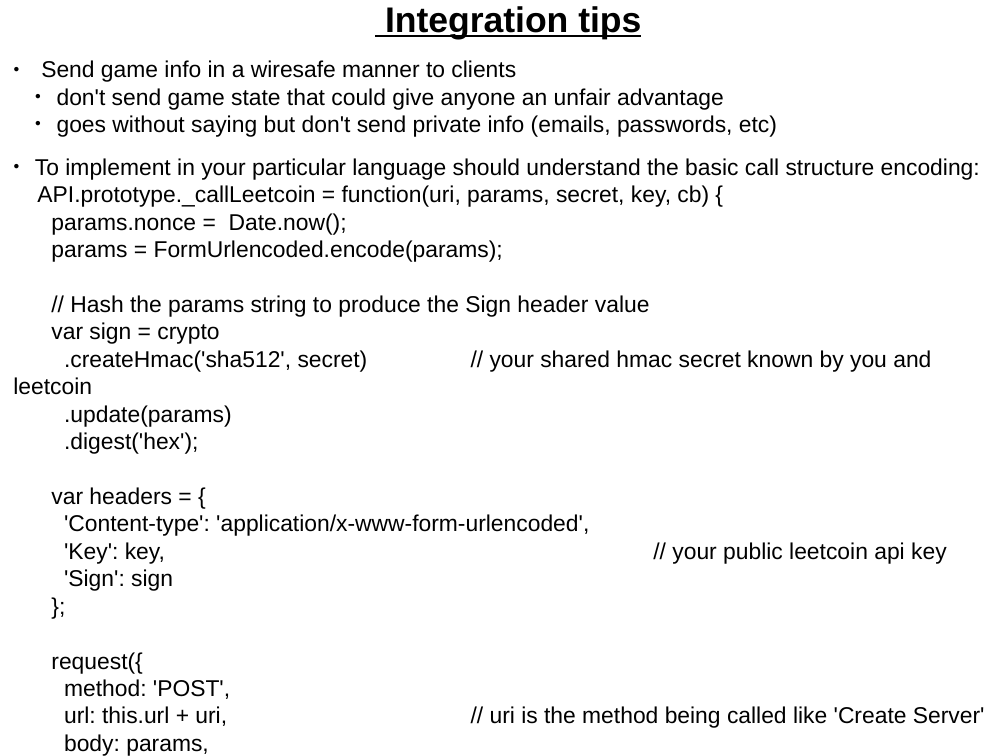
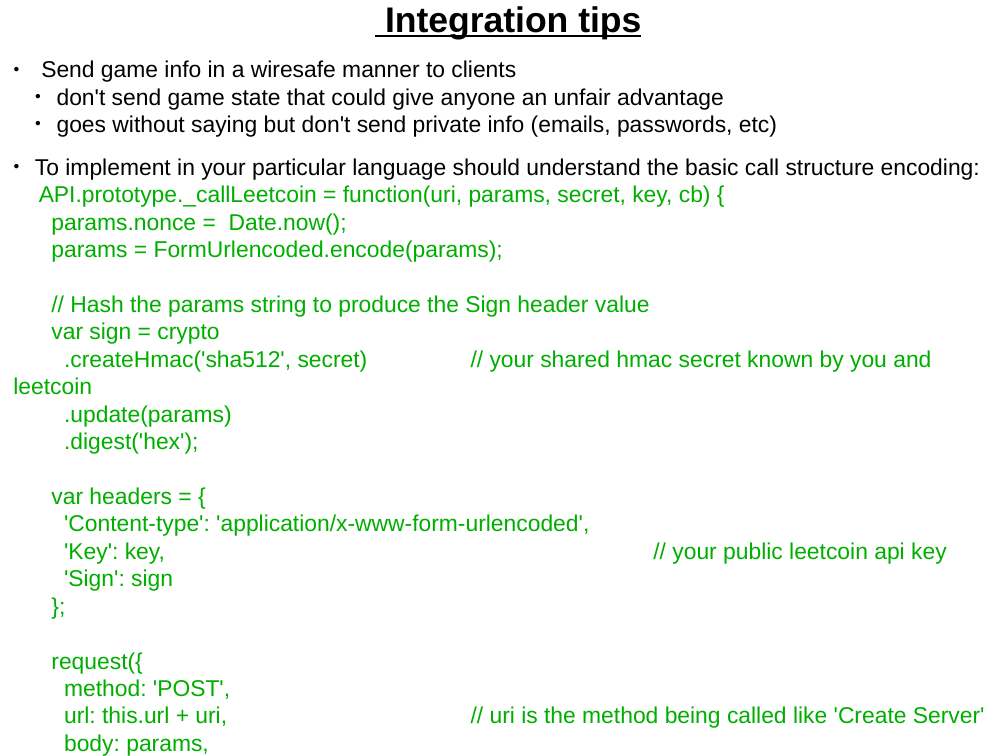
Before and after one commit to porkchop/leetcoin-api-slides, a slide deck: slide 13 of leetcoin-api.odp. Drawn at 1008x756 pixels with LibreOffice and Linux fonts; fonts in the diff are those of the drawing. Boxes give left, top, right and bottom in pixels: in the first picture for what was removed or moved away, otherwise in the second. Text is boxed around its words. In the diff, an @@ line names an element or a change of style, - is before the commit and + after.

```diff
--- a/leetcoin-api.odp
+++ b/leetcoin-api.odp
@@ text at (13,185,985,728): text colour #000000 to #00AE00 in "API.prototype._callLeetcoin = function(uri, params, secret,  ...", "params.nonce = Date.now();", "params = FormUrlencoded.encode(params);", "// Hash the params string to produce ..." and 16 more places @@
```
Also in this commit, not shown: 5 other slides changed.
